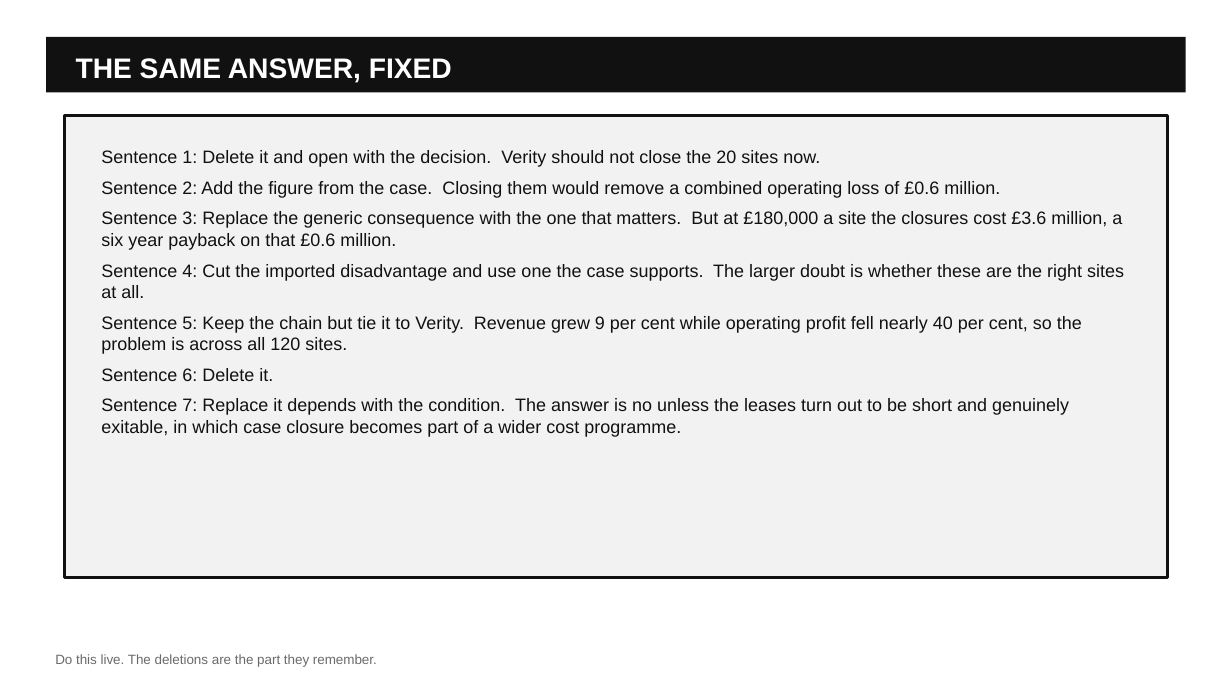
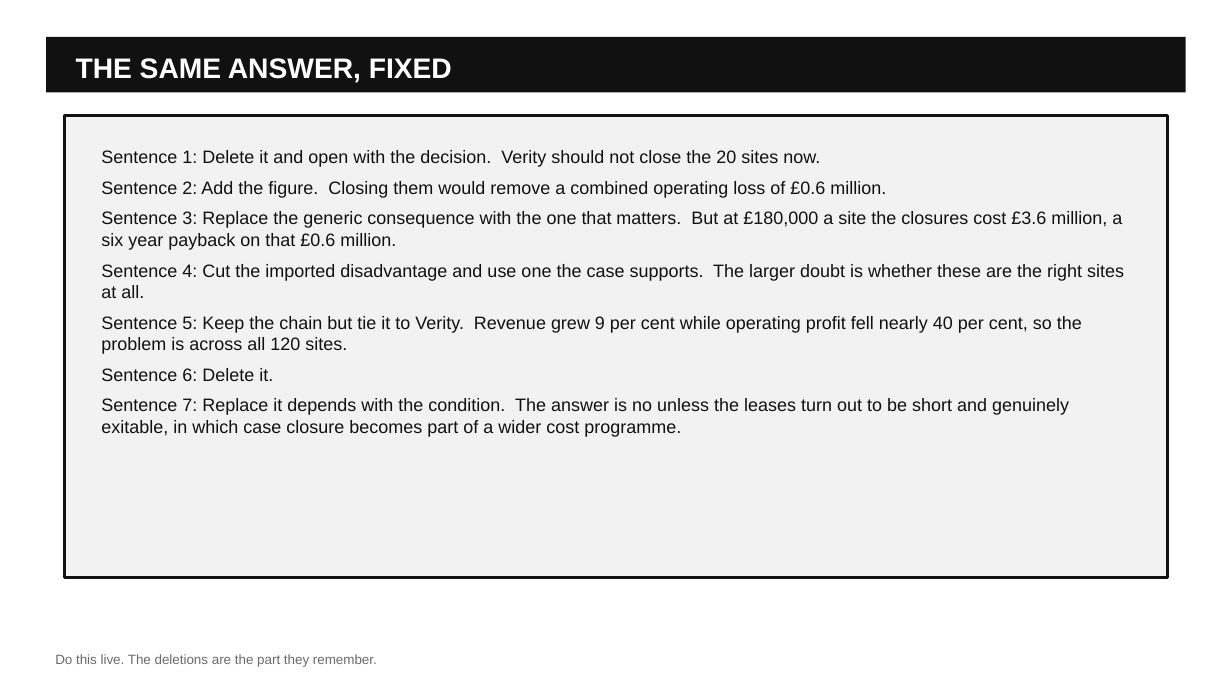
Before and after one commit to sakarilaajoki-afk/thebusiness.school.claude, a slide deck: slide 19 of resources/a-level-business-evaluation-which-sentence-earns-which-mark/A-Level-Business-Evaluation-Which-Sentence-Earns-Which-Mark-Slides.pptx. Drawn at 1232x693 pixels with LibreOffice and Linux fonts; fonts in the diff are those of the drawing. Boxes give left, top, right and bottom in pixels: in the first picture for what was removed or moved away, otherwise in the second. Text is boxed around its words. In the diff, an @@ line names an element or a change of style, - is before the commit and + after.

```diff
--- a/resources/a-level-business-evaluation-which-sentence-earns-which-mark/A-Level-Business-Evaluation-Which-Sentence-Earns-Which-Mark-Slides.pptx
+++ b/resources/a-level-business-evaluation-which-sentence-earns-which-mark/A-Level-Business-Evaluation-Which-Sentence-Earns-Which-Mark-Slides.pptx
@@ text at (101,181,886,198): text changed @@
-Sentence 2: Add the figure from the case. Closing them would remove a combined operating loss of £0.6 million.
+Sentence 2: Add the figure. Closing them would remove a combined operating loss of £0.6 million.
```
Also in this commit, not shown: 8 other slides changed, 1 slide added, 18 other files.
